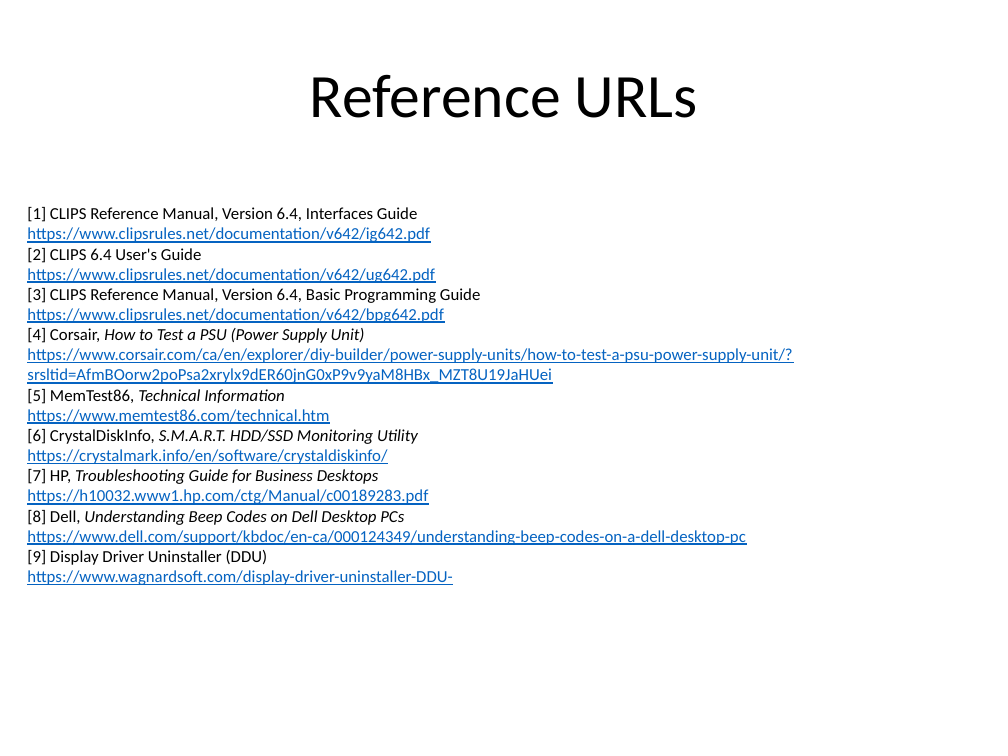
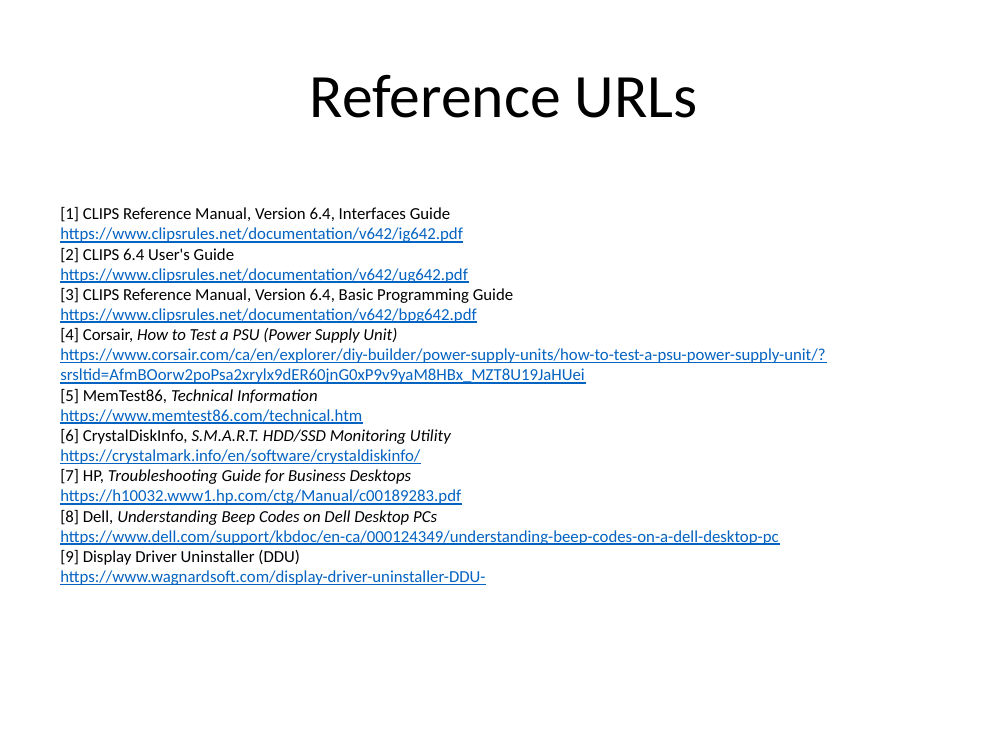
Before and after one commit to sonicman674/PC_Hardware_Diagnostic_Expert_System_Stacey_Makary_Oktoro_COMP474, a slide deck: slide 88 of d2_presentation.pptx. Drawn at 1008x756 pixels with LibreOffice and Linux fonts; fonts in the diff are those of the drawing; background and template pictures are left out. Boxes give left, top, right and bottom in pixels: in the first picture for what was removed or moved away, otherwise in the second. Text is boxed around its words. In the diff, an @@ line names an element or a change of style, - is before the commit and + after.

```diff
--- a/d2_presentation.pptx
+++ b/d2_presentation.pptx
@@ text "[1] CLIPS Reference Manual, Version ...": place and size @@
-text "[1] CLIPS Reference Manual, Version ..." at (27, 207, 792, 585)
+text "[1] CLIPS Reference Manual, Version ..." at (60, 207, 825, 585)
```
Also in this commit, not shown: 2 other slides changed, 2 other files.
